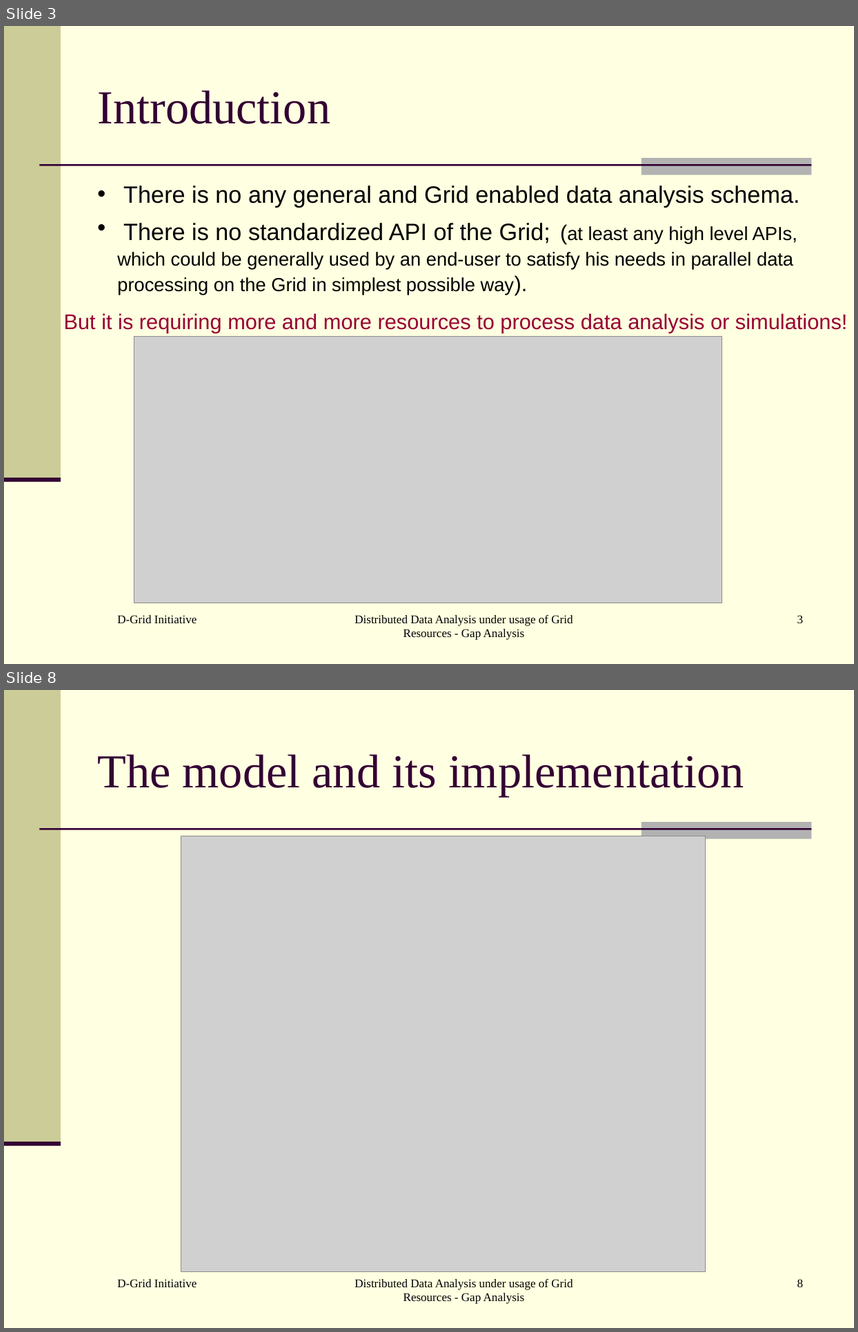
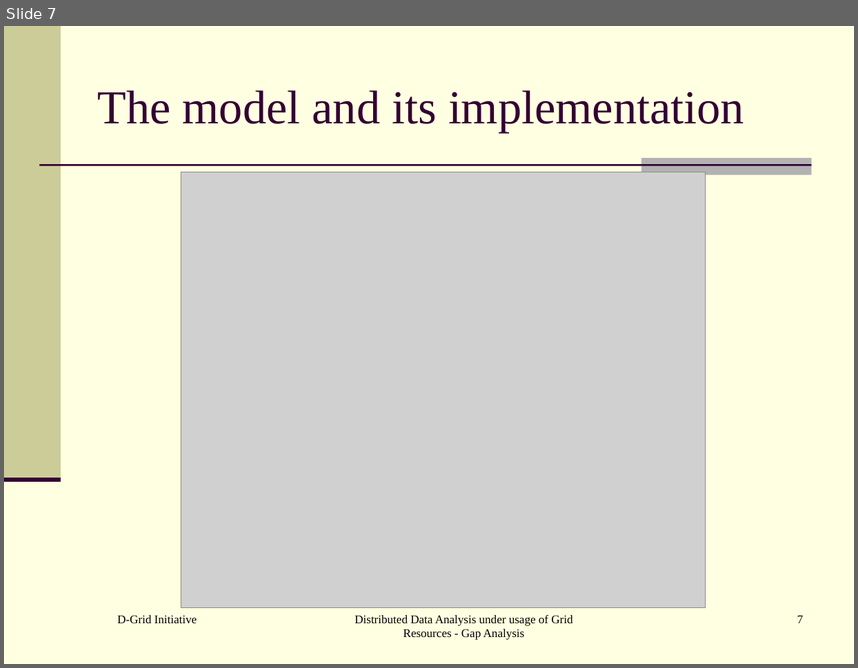
Before and after one commit to AnarManafov/PoDDocumentation, a slide deck: HEPCG-Workshops/2006-Nov/HEPCG-Workshops-2006-Nov.ppt. Shown one above the other, each under a label of ours: slides 3 and 8 before the commit, slide 7 after it; the slides between them are not shown. The pictures are 858x1332 and 858x668 pixels, drawn with LibreOffice and Linux fonts; fonts in the diff are those of the drawing; grey boxes stand for pictures. Boxes give left, top, right and bottom in pixels: in the first picture for what was removed or moved away, otherwise in the second. Text is boxed around its words. In the diff, an @@ line names an element or a change of style, - is before the commit and + after.

```diff
--- a/HEPCG-Workshops/2006-Nov/HEPCG-Workshops-2006-Nov.ppt
+++ b/HEPCG-Workshops/2006-Nov/HEPCG-Workshops-2006-Nov.ppt
@@ slide 3 removed at [4,26,854,664], background #FFFFE1; not listed: 4 template elements that a slide beside it also shows @@
@@ title removed at [97,90,330,124] @@
-Introduction
@@ text removed at [117,185,800,294] @@
-• There is no any general and Grid enabled data analysis schema.
-• There is no standardized API of the Grid; (at least any high level APIs, which could be generally used by an end-user to satisfy his needs in parallel data processing on the Grid in simplest possible way).
@@ text removed at [64,313,848,333] @@
-But it is requiring more and more resources to process data analysis or simulations!
@@ picture removed at [134,336,722,602] @@
@@ text removed at [117,615,197,623] @@
-D-Grid Initiative
@@ text removed at [355,615,573,639] @@
-Distributed Data Analysis under usage of Grid Resources - Gap Analysis
@@ page number removed at [797,615,804,623] @@
-3
@@ what was slide 8 is now slide 7 @@
@@ page number at [797,615,804,623]: text changed @@
-8
+7
```
Also in this commit, not shown: 9 slides changed, 1 other file.
